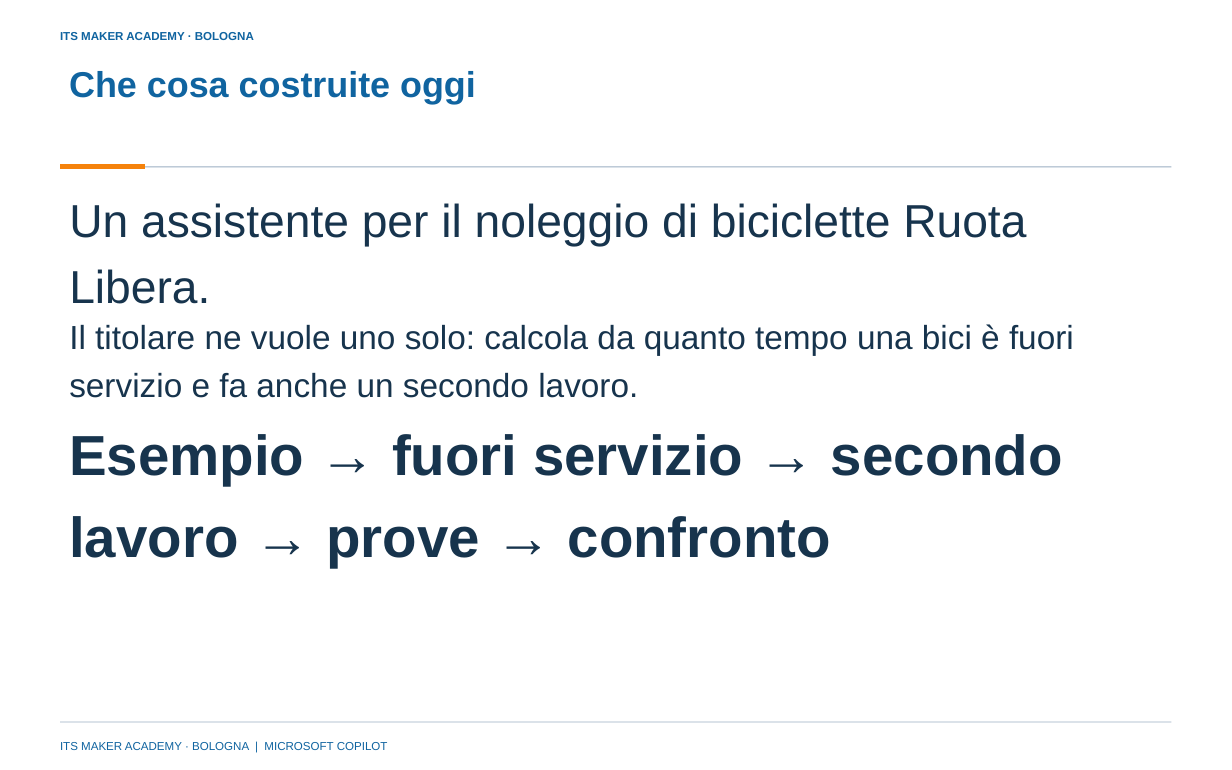
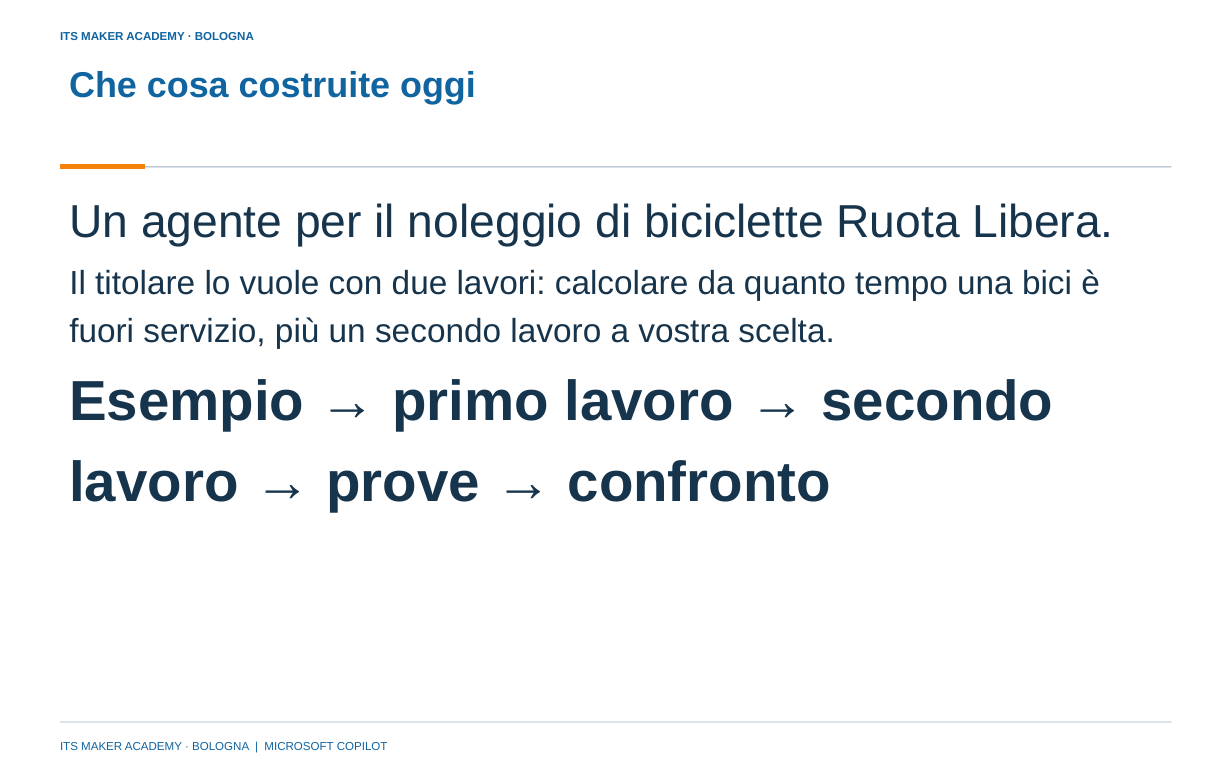
Before and after one commit to franzo9393/ITSCorso_UnslothStudio-Git, a slide deck: slide 13 of lezione 4 - reti neurali e agenti con orchestrazione/Lezione4_Reti_neurali_e_agenti_con_orchestrazione_ITS_MAKER.pptx (slide 12 before the commit). Drawn at 1232x770 pixels with LibreOffice and Linux fonts; fonts in the diff are those of the drawing; background and template pictures are left out. Boxes give left, top, right and bottom in pixels: in the first picture for what was removed or moved away, otherwise in the second. Text is boxed around its words. In the diff, an @@ line names an element or a change of style, - is before the commit and + after.

```diff
--- a/lezione 4 - reti neurali e agenti con orchestrazione/Lezione4_Reti_neurali_e_agenti_con_orchestrazione_ITS_MAKER.pptx
+++ b/lezione 4 - reti neurali e agenti con orchestrazione/Lezione4_Reti_neurali_e_agenti_con_orchestrazione_ITS_MAKER.pptx
@@ text at <box>69,203,1114,247</box>: text changed @@
-Un assistente per il noleggio di biciclette Ruota Libera.
+Un agente per il noleggio di biciclette Ruota Libera.
@@ text at <box>69,269,1100,348</box>: text changed @@
-Il titolare ne vuole uno solo: calcola da quanto tempo una bici è fuori servizio e fa anche un secondo lavoro.
+Il titolare lo vuole con due lavori: calcolare da quanto tempo una bici è fuori servizio, più un secondo lavoro a vostra scelta.
@@ text at <box>69,379,1053,512</box>: text changed @@
-Esempio → fuori servizio → secondo lavoro → prove → confronto
+Esempio → primo lavoro → secondo lavoro → prove → confronto
```
Also in this commit, not shown: 14 other slides changed, 12 slides added, 3 slides removed, 18 other files.
